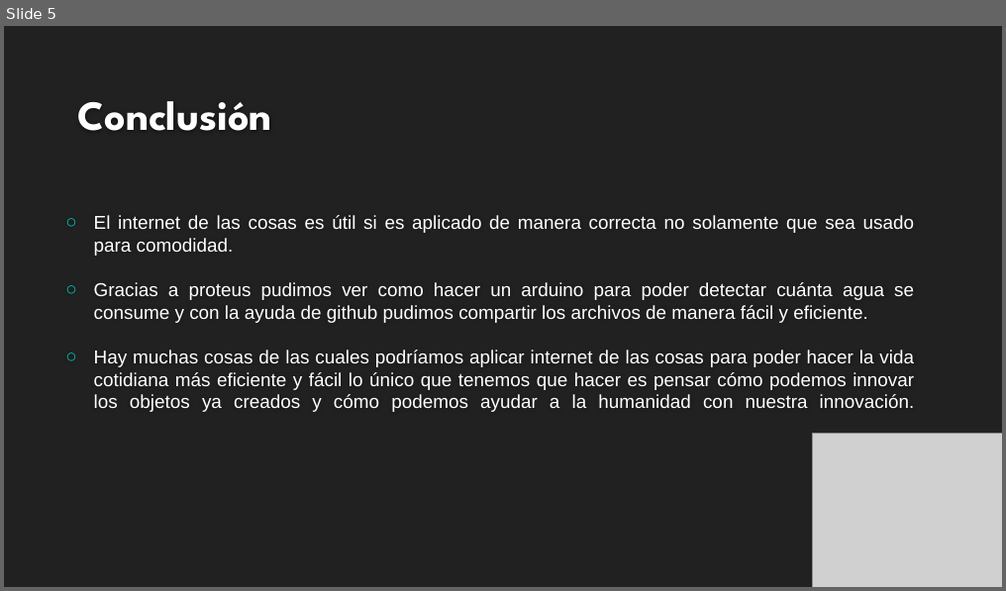
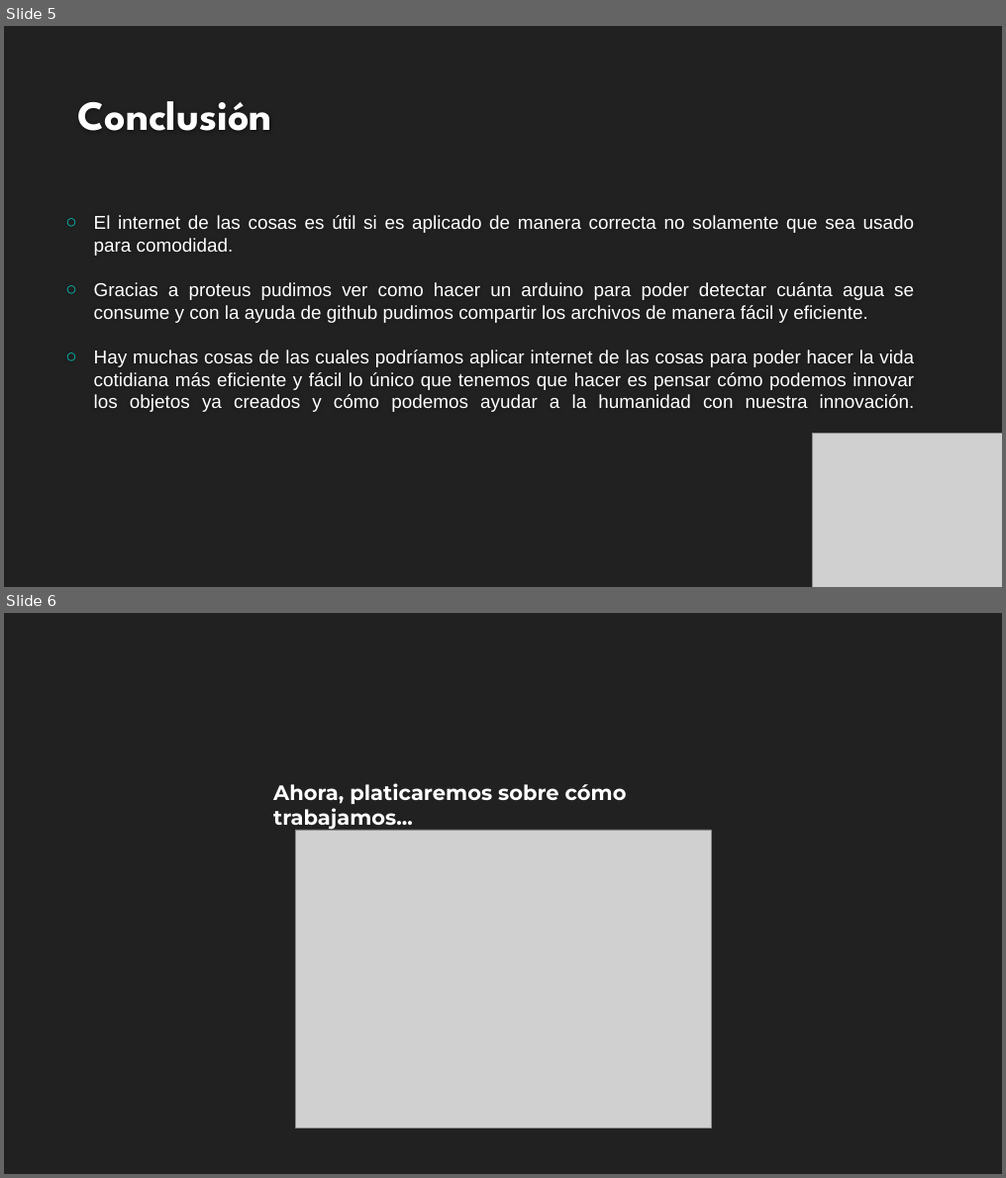
Before and after one commit to AngelRenteria/Equipo3, a slide deck: PresentacionSensoresAgua.pptx. Shown one above the other, each under a label of ours: slide 5 before the commit, slides 5 and 6 after it. The pictures are 1006x591 and 1006x1178 pixels, drawn with LibreOffice and Linux fonts; fonts in the diff are those of the drawing; grey boxes stand for pictures; background and template pictures are left out. Boxes give left, top, right and bottom in pixels: in the first picture for what was removed or moved away, otherwise in the second. Text is boxed around its words. In the diff, an @@ line names an element or a change of style, - is before the commit and + after.

Commit message:
Se modificó archivo pptx y se añadió ejemplo de archivo proteus

```diff
--- a/PresentacionSensoresAgua.pptx
+++ b/PresentacionSensoresAgua.pptx
@@ slide 6 added at bbox=[4, 613, 1002, 1174], background #212121 @@
@@ text added at bbox=[273, 783, 627, 831], 20 pt, text #FFFFFF, bold @@
+Ahora, platicaremos sobre cómo trabajamos...
@@ picture added at bbox=[295, 830, 711, 1129] @@
```
Also in this commit, not shown: 1 other file.
